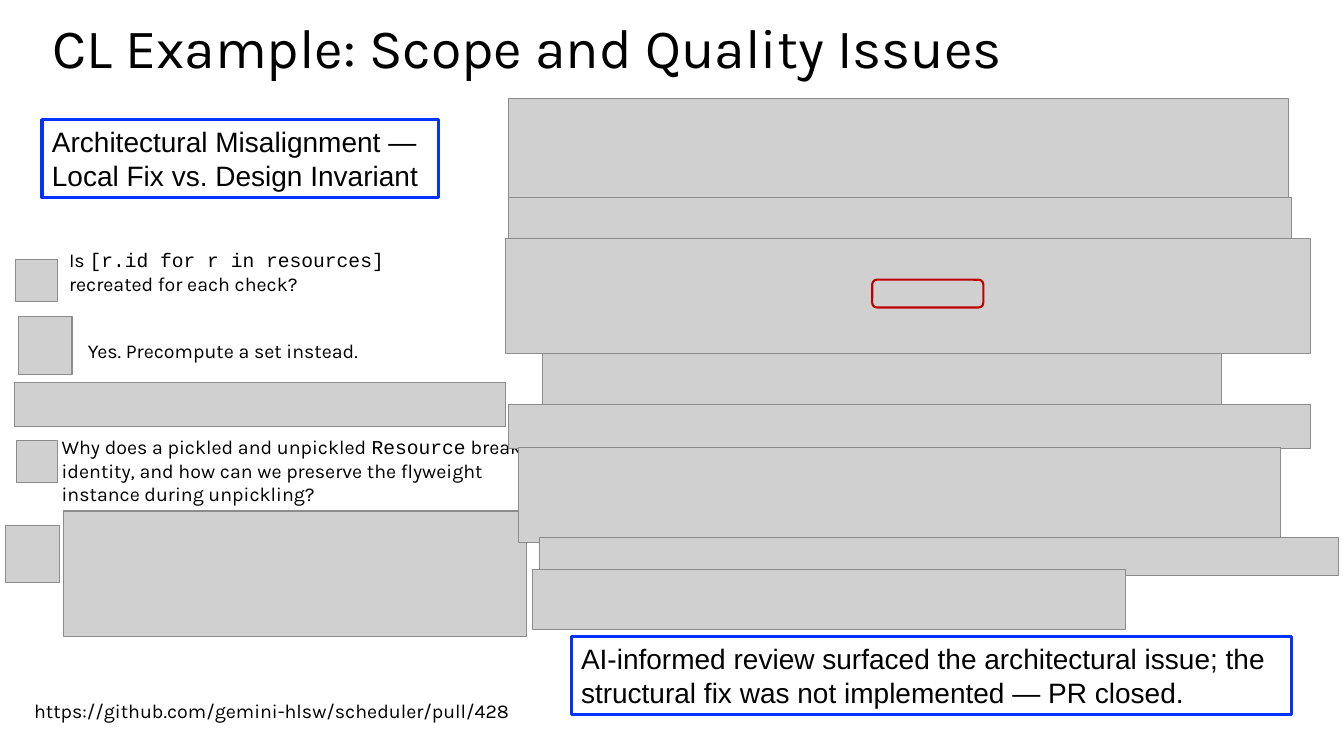
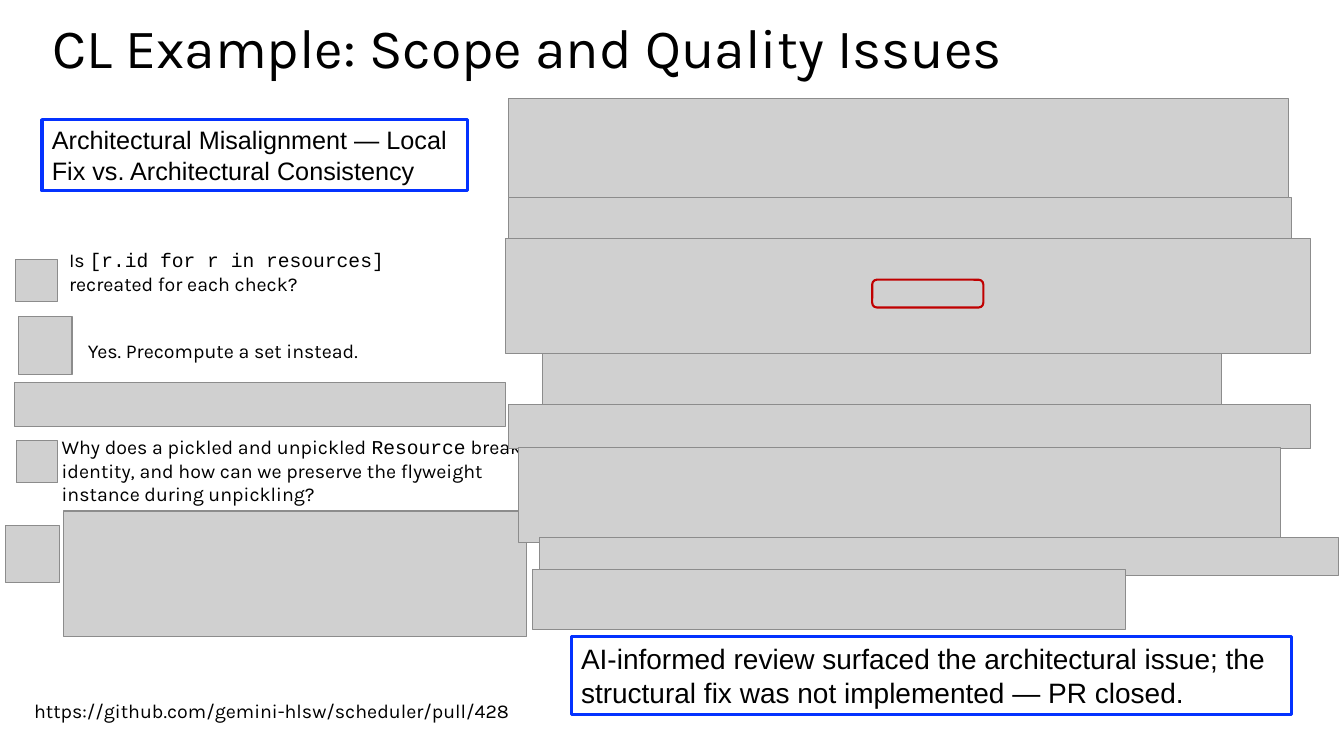
Before and after one commit to johnxu21/johnxu21.github.io, a slide deck: slide 20 of teaching/CS472/Timetable/LLV-L1.pptx. Drawn at 1344x756 pixels with LibreOffice and Linux fonts; fonts in the diff are those of the drawing; grey boxes stand for pictures. Boxes give left, top, right and bottom in pixels: in the first picture for what was removed or moved away, otherwise in the second. Text is boxed around its words. In the diff, an @@ line names an element or a change of style, - is before the commit and + after.

```diff
--- a/teaching/CS472/Timetable/LLV-L1.pptx
+++ b/teaching/CS472/Timetable/LLV-L1.pptx
@@ rectangle "Architectural Misalignment — Local Fix ...": place and size @@
-rectangle "Architectural Misalignment — Local Fix ..." at <box>42,120,439,198</box>
+rectangle "Architectural Misalignment — Local Fix ..." at <box>42,120,468,192</box>
@@ text in rectangle at <box>52,130,446,185</box>: text changed; size 20 to 18 pt @@
-Architectural Misalignment — Local Fix vs. Design Invariant
+Architectural Misalignment — Local Fix vs. Architectural Consistency
```
Also in this commit, not shown: 4 other slides changed, 4 slides added, 4 other files.
